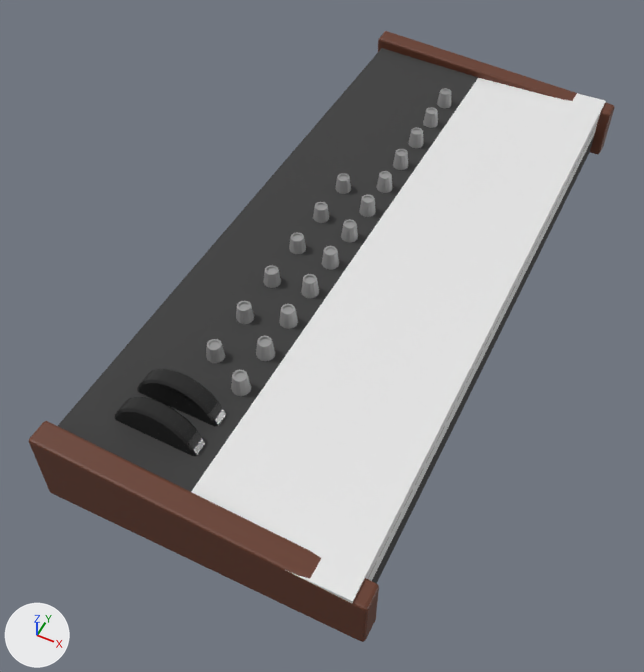
The glTF model dist/assets/glb/synth.glb as it was, and as the next commit left it.
Camera for both pictures: a camera (50 mm lens) standing at (0.8, -2.0, 2.12) and looking at (-0.1, -0.21, -0.12). Lighting does not change. The marker at lower left points along +X, +Y and +Z. Vertices at the same position are counted once.
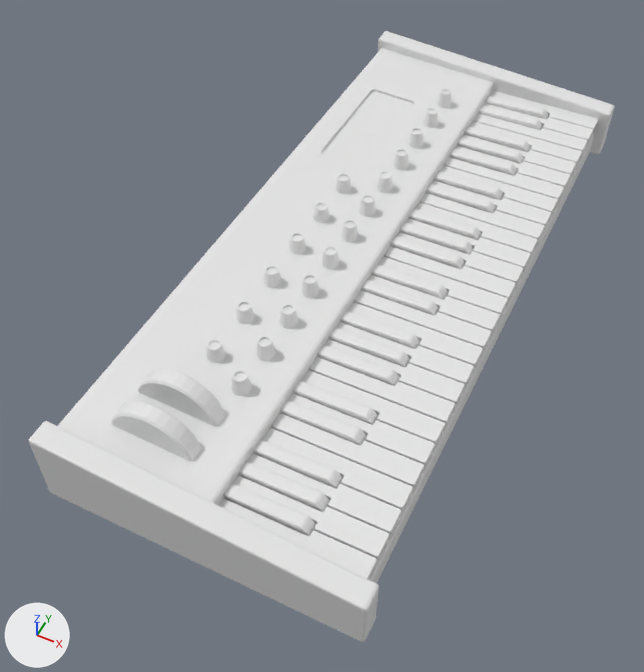
Pixel boxes (x1, y1, x2, y2) of what changed, in the pictures (644 x 672 px):
'BoundingBox', deleted: before (191, 78, 606, 603)
'Cube.002', recoloured (brown to white): (29, 31, 614, 642) in both
'Cube.009', added: after (322, 91, 414, 168)
'Cylinder.004', added: after (111, 402, 202, 461)
'Cylinder', deleted (black): before (114, 397, 205, 456)
part 1 of me_cube, built on: before (58, 48, 478, 492); after (58, 48, 492, 501)
part 2 of me_cube, recoloured (black to grey): before (372, 134, 595, 584); after (210, 82, 595, 584)
part 3 of me_cube_013, recoloured: after (390, 209, 481, 269)
part 4 of me_cube_014, recoloured: after (449, 126, 530, 176)
part 5 of me_cube_015, recoloured: after (280, 381, 378, 446)
part 6 of me_cube_016, recoloured: after (478, 95, 549, 130)
part 7 of me_cube_017, recoloured: after (361, 264, 448, 316)
part 8 of me_cube_019, recoloured: after (426, 171, 503, 213)
part 9 of me_cylinder_002, cut back: (139, 383, 215, 427) in both
part 10 of me_cylinder_002, recoloured (black to white): (137, 369, 226, 426) in both
part 11 of me_cylinder_004, recoloured: (231, 88, 451, 396) in both
part 12 of me_cylinder_005, recoloured (grey to white): (206, 173, 351, 363) in both
'Cube.001', unchanged, uncovered by the edit: before (368, 122, 598, 579); after (218, 91, 598, 579)
'Cube.003', unchanged, uncovered by the edit: after (224, 439, 343, 536)
'Cube.004', unchanged, uncovered by the edit: after (317, 311, 420, 386)

What changed in the scene script:
```text
Change me_cube:
    remove me_cube.from_pydata(...)  # 24 vertices, 26 faces; spans x -0.5..0.44, y -1.04..1.16, z -0.09..0.13
    add me_cube.from_pydata(...)  # 42 vertices, 62 faces; spans x -0.5..0.44, y -1.04..1.16, z -0.09..0.13
    me_cube part 1
    2 vertices are removed from x -0.38..-0.11, y -0.93, z 0.11..0.12
    6 faces are deleted
    14 vertices are added at x -0.41..-0.22, y 0.4..0.87, z 0.1..0.12
    6 new vertices lie (0.0, 0.45, 0.0) away from vertices in x -0.41..-0.22, y 0.41, z 0.1..0.12
    42 new faces join them
    me_cube part 2: 20 faces spanning x -0.5..0.44, y -1.04..1.16, z -0.09..0.13 switch from mat_black_paint (black #3b3b3b) to no material
Change me_cube_002:
    where me_cube_002.from_pydata(...)  # 144 vertices, 280 faces; spans x -0.52..0.48, y -1.12..1.23, z -0.1..0.17
    remove me_cube_002.materials.append(mat_wood)  # brown #663826
Change me_cube_013:
    remove me_cube_013.from_pydata(...)  # 96 vertices, 180 faces; spans x -0.007..0.255, y 0.114..0.314, z 0.038..0.085
    add me_cube_013.from_pydata(...)  # 96 vertices, 150 faces; spans x -0.007..0.255, y 0.114..0.314, z 0.038..0.085
    me_cube_013 part 3: 150 faces spanning x -0.007..0.255, y 0.114..0.314, z 0.038..0.085 switch from mat_black_key (black #1d1d1d) to no material
Change me_cube_014:
    remove me_cube_014.from_pydata(...)  # 96 vertices, 180 faces; spans x -0.007..0.255, y 0.665..0.865, z 0.038..0.085
    add me_cube_014.from_pydata(...)  # 96 vertices, 150 faces; spans x -0.007..0.255, y 0.665..0.865, z 0.038..0.085
    me_cube_014 part 4: 150 faces spanning x -0.007..0.255, y 0.665..0.865, z 0.038..0.085 switch from mat_black_key (black #1d1d1d) to no material
Change me_cube_015:
    remove me_cube_015.from_pydata(...)  # 64 vertices, 120 faces; spans x -0.007..0.255, y -0.674..-0.554, z 0.038..0.085
    add me_cube_015.from_pydata(...)  # 64 vertices, 100 faces; spans x -0.007..0.255, y -0.674..-0.554, z 0.038..0.085
    me_cube_015 part 5: 100 faces spanning x -0.007..0.255, y -0.674..-0.554, z 0.038..0.085 switch from mat_black_key (black #1d1d1d) to no material
Change me_cube_016:
    remove me_cube_016.from_pydata(...)  # 64 vertices, 120 faces; spans x -0.007..0.255, y 0.979..1.1, z 0.038..0.085
    add me_cube_016.from_pydata(...)  # 64 vertices, 100 faces; spans x -0.007..0.255, y 0.979..1.1, z 0.038..0.085
    me_cube_016 part 6: 100 faces spanning x -0.007..0.255, y 0.979..1.1, z 0.038..0.085 switch from mat_black_key (black #1d1d1d) to no material
Change me_cube_017:
    remove me_cube_017.from_pydata(...)  # 64 vertices, 120 faces; spans x -0.007..0.255, y -0.122..-0.002, z 0.038..0.085
    add me_cube_017.from_pydata(...)  # 64 vertices, 100 faces; spans x -0.007..0.255, y -0.122..-0.002, z 0.038..0.085
    me_cube_017 part 7: 100 faces spanning x -0.007..0.255, y -0.122..-0.002, z 0.038..0.085 switch from mat_black_key (black #1d1d1d) to no material
Change me_cube_019:
    remove me_cube_019.from_pydata(...)  # 64 vertices, 120 faces; spans x -0.007..0.255, y 0.429..0.55, z 0.038..0.085
    add me_cube_019.from_pydata(...)  # 64 vertices, 100 faces; spans x -0.007..0.255, y 0.429..0.55, z 0.038..0.085
    me_cube_019 part 8: 100 faces spanning x -0.007..0.255, y 0.429..0.55, z 0.038..0.085 switch from mat_black_key (black #1d1d1d) to no material
Change me_cylinder_002:
    remove me_cylinder_002.from_pydata(...)  # 128 vertices, 252 faces; spans x -0.386..-0.11, y -0.828..-0.773, z -0.058..0.219
    add me_cylinder_002.from_pydata(...)  # 60 vertices, 110 faces; spans x -0.384..-0.112, y -0.828..-0.773, z 0.106..0.219
    me_cylinder_002 part 9
    68 vertices are removed from x -0.386..-0.11, y -0.828..-0.773, z -0.058..0.08
    162 faces are deleted
    20 new faces join them
    me_cylinder_002 part 10: 90 faces spanning x -0.384..-0.112, y -0.828..-0.773, z 0.106..0.219 switch from mat_black_key (black #1d1d1d) to no material
Change me_cylinder_004:
    remove me_cylinder_004.from_pydata(...)  # 576 vertices, 1104 faces; spans x -0.15..-0.09, y -0.71..0.94, z 0.11..0.17
    add me_cylinder_004.from_pydata(...)  # 576 vertices, 984 faces; spans x -0.15..-0.09, y -0.71..0.94, z 0.11..0.17
    me_cylinder_004 part 11: 984 faces spanning x -0.15..-0.09, y -0.71..0.94, z 0.11..0.17 switch from mat_button (grey #979797) to no material
Change me_cylinder_005:
    remove me_cylinder_005.from_pydata(...)  # 288 vertices, 552 faces; spans x -0.277..-0.219, y -0.638..0.288, z 0.108..0.165
    add me_cylinder_005.from_pydata(...)  # 288 vertices, 492 faces; spans x -0.277..-0.219, y -0.638..0.288, z 0.108..0.165
    me_cylinder_005 part 12: 492 faces spanning x -0.277..-0.219, y -0.638..0.288, z 0.108..0.165 switch from mat_button (grey #979797) to no material
Add me_cube_005:
    me_cube_005.from_pydata([(-0.411, 0.412, 0.113), (-0.401, 0.398, 0.112), (-0.411, 0.856, 0.113), (-0.401, 0.87, 0.112), (-0.224, 0.856, 0.104), (-0.224, 0.412, 0.104), (-0.234, 0.398, 0.105), (-0.234, 0.87, 0.105)], [], [(2, 0, 1), (1, 6, 5), (5, 4, 7), (7, 3, 2), (2, 1, 5), (5, 7, 2)])
Remove ob_cylinder:
    ob_cylinder = bpy.data.objects.new('Cylinder', me_cylinder)
Remove ob_boundingbox:
    ob_boundingbox = bpy.data.objects.new('BoundingBox', me_cube_003)
Add ob_cube_009:
    ob_cube_009 = bpy.data.objects.new('Cube.009', me_cube_005)
    ob_cube_009.location = (0.0, 0.0, 0.0)
Add ob_cylinder_004:
    ob_cylinder_004 = bpy.data.objects.new('Cylinder.004', me_cylinder_001)  # 60 vertices, 110 faces; spans x -0.384..-0.112, y -0.956..-0.901, z 0.106..0.219
    ob_cylinder_004.location = (0.0, 0.0, 0.0)
```
